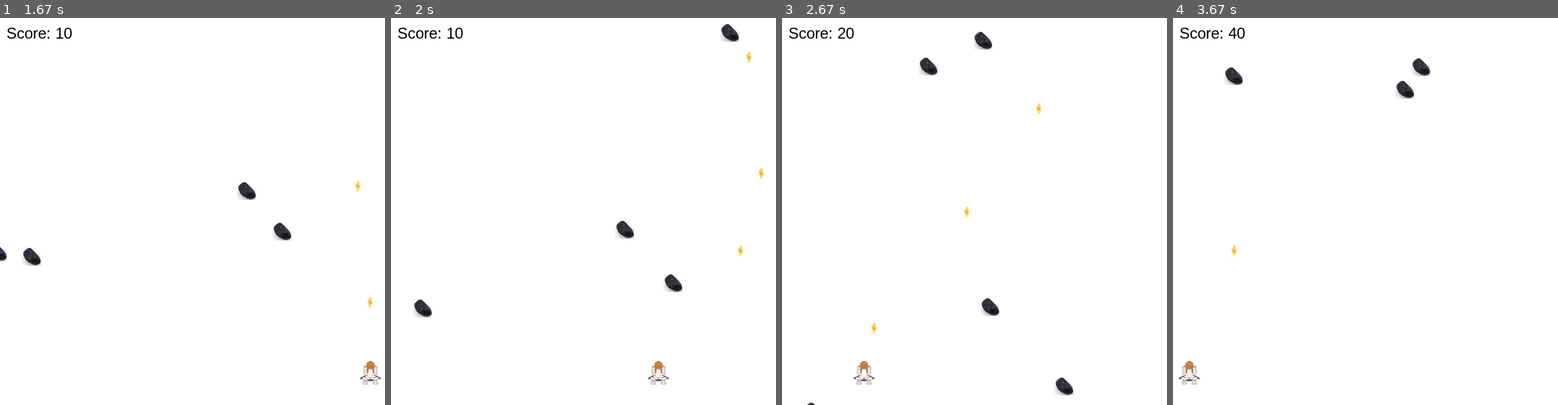
Above: before the commit, frames 1-4 (left to right).
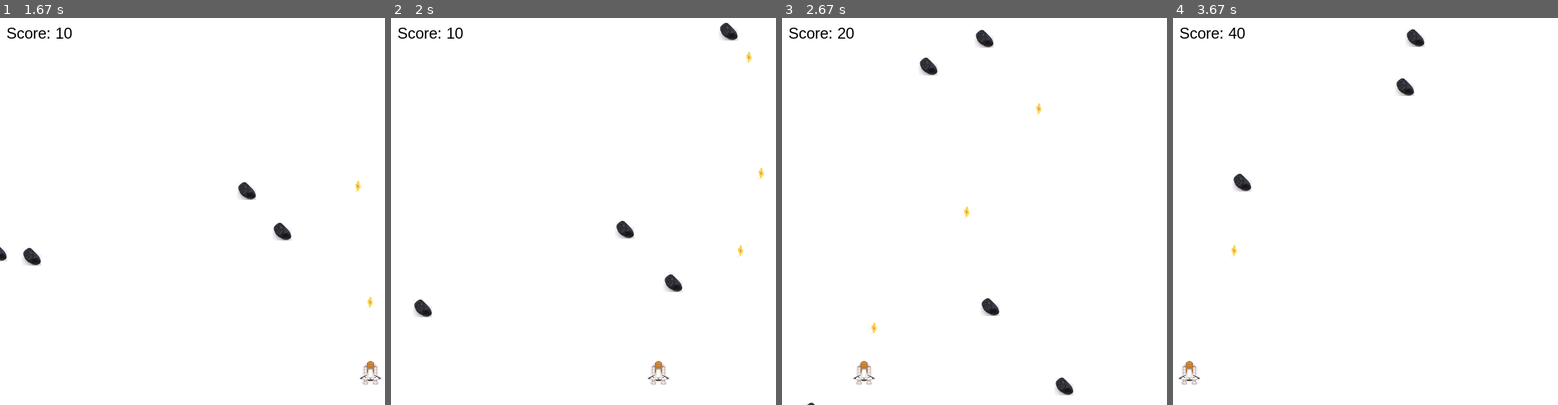
Above: after the commit, the same moments.

Repository: jasperc1972-del/pyGame
Game: pygame game, started from Pygame/main.py
The game is run twice, just before and just after one commit, with the same random seed, the same clock (stepped at 60 frames per second) and the same inputs.
Inputs:
- Up to frame 1 (1.67 s): tap Z at 0.33, 0.73, 1.03, 1.23, 1.53 s; hold Right 0.67-1.13 s; hold Right 1.17-1.63 s
- Up to frame 2 (2 s): hold Left from 1.67 s (still down); tap Z at 1.73 s
- Up to frame 3 (2.67 s): tap Z at 2.03, 2.3, 2.6 s; release Left at 2.2 s; hold Left 2.23-2.63 s
- Up to frame 4 (3.67 s): hold Left from 3.33 s (still down); tap Z at 3.4 s

Frame 1 is identical in both runs. In frame 2, less than 0.1% of the frame differs, in the area x 85-91%, y 1-7%; in frame 3, 0.1%; in frame 4, 0.8%, in the area x 13-67%, y 2-45%.

Commit message:
Update circular collision
Update circular collision

Diff:
--- a/Pygame/main.py
+++ b/Pygame/main.py
@@ -15,6 +15,7 @@
         self.image = pygame.image.load("images/player.png").convert_alpha()
         self.image = pygame.transform.scale(self.image, (50, 40))
         self.rect = self.image.get_rect()
+        self.radius = 25  # 圓形碰撞半徑
         self.rect.centerx = WIDTH // 2
         self.rect.bottom = HEIGHT - 30
         self.speedx = 8
@@ -40,6 +41,7 @@
         self.image = pygame.image.load("images/bullet.png").convert_alpha()
         self.image = pygame.transform.scale(self.image, (10, 20))
         self.rect = self.image.get_rect()
+        self.radius = 5  # 圓形碰撞半徑
         self.rect.centerx = x
         self.rect.bottom = y
         self.speedy = -10
@@ -56,6 +58,7 @@
         self.image = pygame.image.load("images/rock.png").convert_alpha()
         self.image = pygame.transform.scale(self.image, (30, 30))
         self.rect = self.image.get_rect()
+        self.radius = 15  # 圓形碰撞半徑
         self.reset()
 
     def update(self):
@@ -114,16 +117,16 @@
         # 更新
         all_sprites.update()
 
-        # 子彈打中石頭
-        hits = pygame.sprite.groupcollide(rocks, bullets, True, True)
+        # 子彈打中石頭（圓形碰撞）
+        hits = pygame.sprite.groupcollide(rocks, bullets, True, True, pygame.sprite.collide_circle)
         for hit in hits:
             score += 10
             new_rock = Rock()
             all_sprites.add(new_rock)
             rocks.add(new_rock)
 
-        # 飛船撞到石頭 → 結束遊戲
-        player_hits = pygame.sprite.spritecollide(player, rocks, False)
+        # 飛船撞到石頭 → 結束遊戲（圓形碰撞）
+        player_hits = pygame.sprite.spritecollide(player, rocks, False, pygame.sprite.collide_circle)
         if player_hits:
             print("飛船被撞到！遊戲結束")
             running = False
